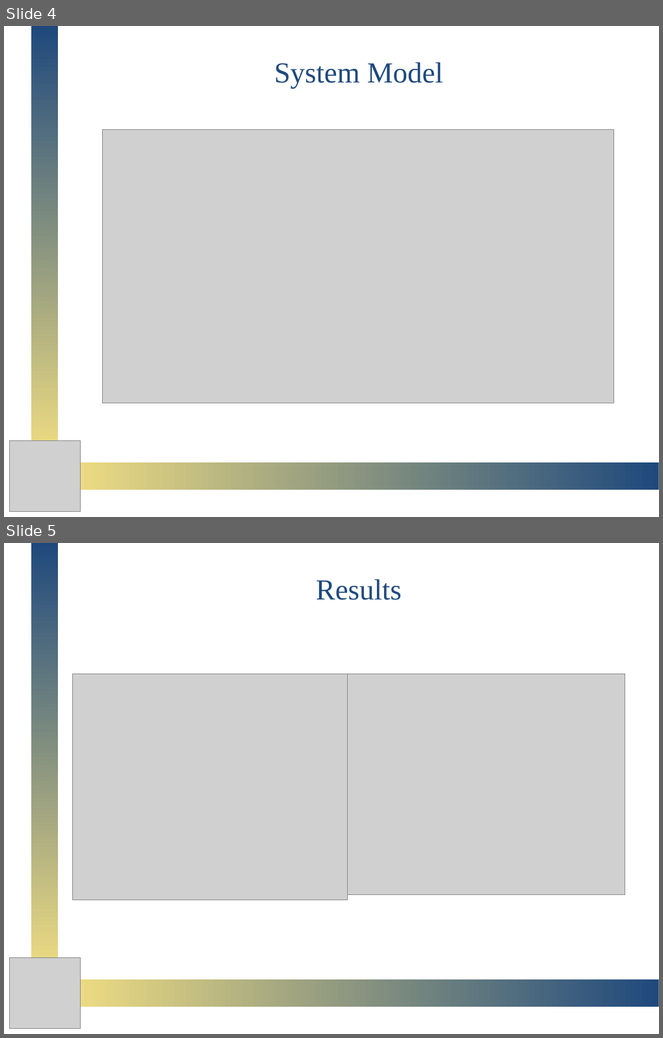
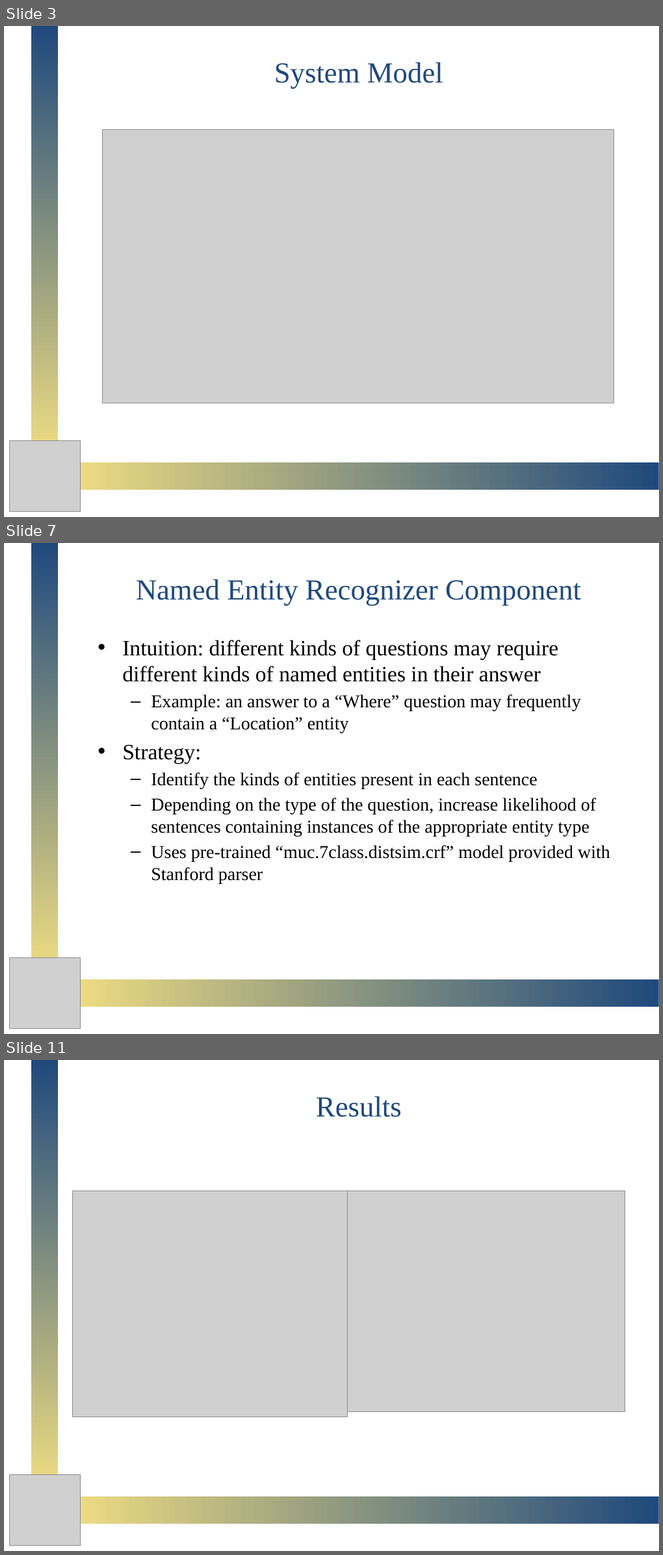
Before and after one commit to omgpotatoes/DEANQA, a slide deck: presentation/DeanQA.pptx. Shown one above the other, each under a label of ours: slides 4 and 5 before the commit, slides 3, 7 and 11 after it; the slides between them are not shown. The pictures are 663x1038 and 663x1555 pixels, drawn with LibreOffice and Linux fonts; fonts in the diff are those of the drawing; grey boxes stand for pictures. Boxes give left, top, right and bottom in pixels: in the first picture for what was removed or moved away, otherwise in the second. Text is boxed around its words. In the diff, an @@ line names an element or a change of style, - is before the commit and + after.

Commit message:
Added Yann's and Alex's Slides, updated the references and slides where Alex's stuff went, and added an introduction slide

```diff
--- a/presentation/DeanQA.pptx
+++ b/presentation/DeanQA.pptx
@@ slide 7 added at <box>4,543,659,1034</box>, background #FFFFFF @@
@@ rectangle added at <box>31,544,59,971</box>, fill gradient #D2DDF1 to #1F497D to #EEDC82 @@
@@ title added at <box>136,579,581,606</box>, 32 pt, text #1F497D @@
+Named Entity Recognizer Component
@@ text added at <box>122,640,610,884</box>, 20 pt, text #000000 @@
+• Intuition: different kinds of questions may require different kinds of named entities in their answer
+  – Example: an answer to a “Where” question may frequently contain a “Location” entity
+• Strategy:
+  – Identify the kinds of entities present in each sentence
+  – Depending on the type of the question, increase likelihood of sentences containing instances of the appropriate entity type
+  – Uses pre-trained “muc.7class.distsim.crf” model provided with Stanford parser
@@ picture added at <box>9,958,81,1029</box> @@
@@ rectangle added at <box>73,980,659,1008</box>, fill gradient #D2DDF1 to #1F497D to #EEDC82 @@
@@ what was slide 4 is now slide 3 @@
@@ what was slide 5 is now slide 11 @@
```
Also in this commit, not shown: 4 slides changed, 5 other slides added.
